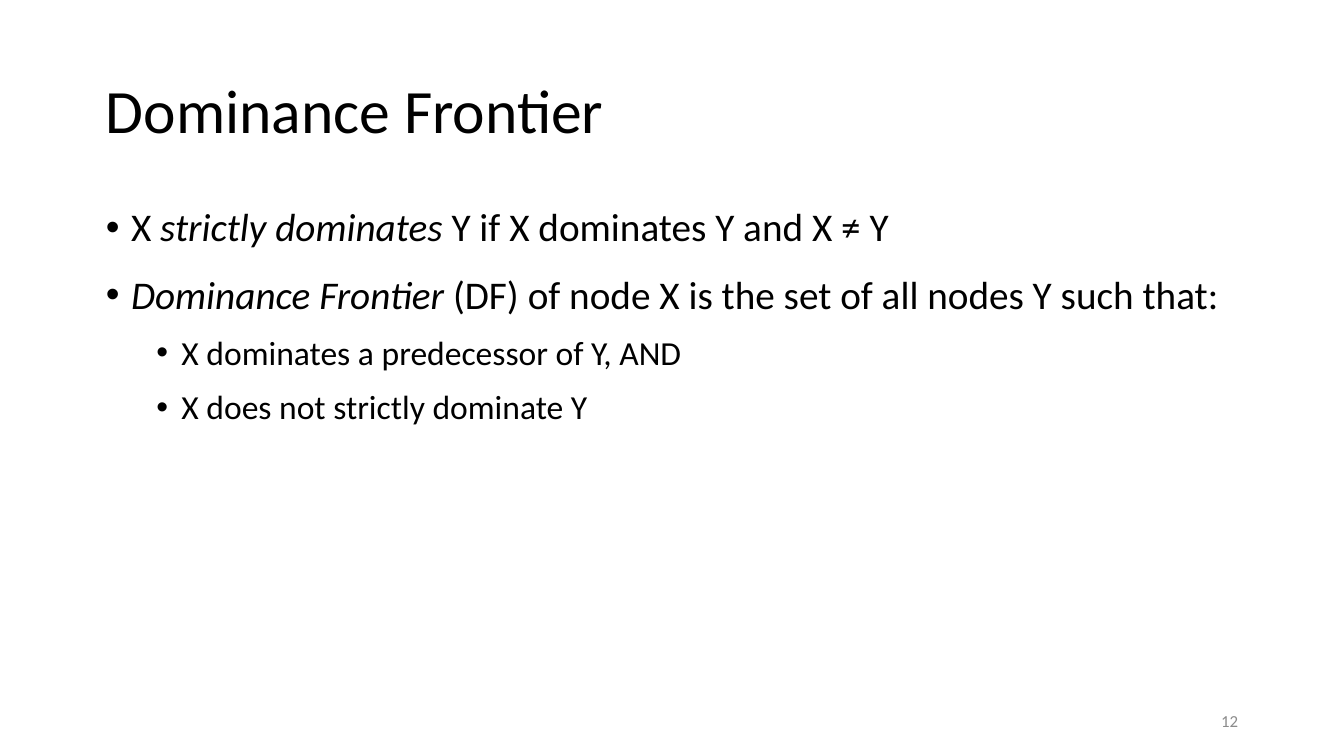
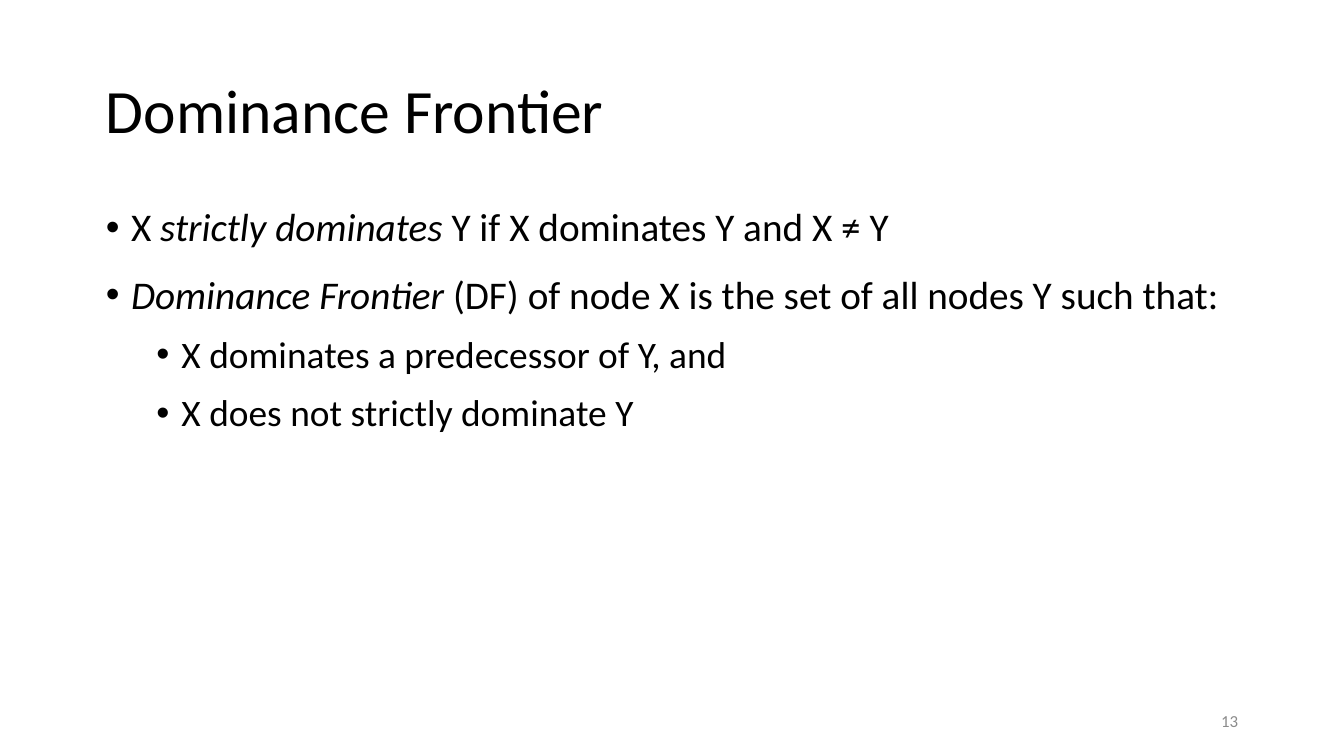
Before and after one commit to anoopsarkar/compilers-class, a slide deck: slide 13 of assets/ppt/codegen/ssaform2.pptx (slide 12 before the commit). Drawn at 1344x756 pixels with LibreOffice and Linux fonts; fonts in the diff are those of the drawing. Boxes give left, top, right and bottom in pixels: in the first picture for what was removed or moved away, otherwise in the second. Text is boxed around its words. In the diff, an @@ line names an element or a change of style, - is before the commit and + after.

```diff
--- a/assets/ppt/codegen/ssaform2.pptx
+++ b/assets/ppt/codegen/ssaform2.pptx
@@ text at [181,342,726,374]: text changed; size 18 to 20 pt @@
-  • X dominates a predecessor of Y, AND
+  • X dominates a predecessor of Y, and
@@ text at [181,400,633,432]: size 18 to 20 pt in "X does not strictly dominate Y" @@
@@ page number at [1221,716,1238,727]: text changed @@
-12
+13
```
Also in this commit, not shown: 11 other slides changed, 2 slides added, 4 other files.
